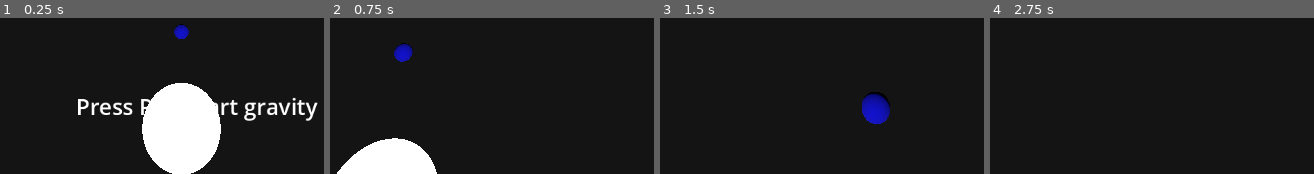
Above: before the commit, frames 1-4 (left to right).
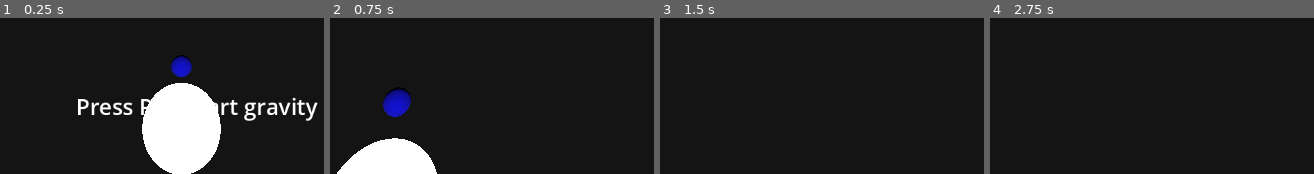
Above: after the commit, the same moments.

Repository: AcctForJudge/Planetary-Gravity-Simulation
Game: Godot game, scene res://Universe/universe.tscn
The game is run twice, just before and just after one commit, with the same random seed, the same clock (stepped at 60 frames per second) and the same inputs.
Inputs (mouse positions are in pixels of both pictures, inside the frame that each line leads up to):
- Up to frame 1 (0.25 s): no input
- Up to frame 2 (0.75 s): tap P (play) at 0.5 s; move the mouse to (outside the picture) at 0.52 s; hold W (forward) from 0.53 s (still down); tap C (change_camera) at 0.6 s; click (outside the picture) at 0.67 s
- Up to frame 3 (1.5 s): keep holding W (forward); move the mouse to (outside the picture) at 1.27 s; tap H (hide) at 1.35 s
- Up to frame 4 (2.75 s): keep holding W (forward); move the mouse to (outside the picture) at 2.02 s; hold E (look_down) from 2.03 s (still down)

The runs differ from the first frame. In frame 1, 1.0% of the frame differs, in the area x 52-60%, y 4-38%; in frame 2, 1.7%, in the area x 16-26%, y 16-64%; in frame 3, 1.3%; in frame 4, nothing differs.

Commit message:
screenshot

Diff:
--- a/Universe/universe.gd
+++ b/Universe/universe.gd
@@ -207,7 +207,7 @@
 	var curve := Curve3D.new()
 	var c = 0
 	for pos: Vector3 in draw_points[i]:
-		if !pos.is_equal_approx(prev_pos) and c % 2 == 0:
+		if !pos.is_equal_approx(prev_pos) and c % 5 == 0:
 			curve.add_point(pos)
 		c += 1
 		prev_pos = pos
--- a/Universe/universe.tscn
+++ b/Universe/universe.tscn
@@ -70,8 +70,8 @@
 [node name="Universe" type="Node3D" unique_id=1103532325 node_paths=PackedStringArray("central_body")]
 script = ExtResource("1_6q408")
 relative_to_body = true
-central_body = NodePath("HeavenlyBodies/Planet2")
-orbit_mode = 2
+central_body = NodePath("HeavenlyBodies/Star")
+orbit_mode = 1
 
 [node name="SpaceShip" parent="." unique_id=1686427912 node_paths=PackedStringArray("body_containers", "universe") instance=ExtResource("4_5gdbb")]
 transform = Transform3D(-0.99999994, 0, -8.742277e-08, 0, 1, 0, 8.742277e-08, 0, -0.99999994, -0.037073374, 904.13135, -1503.6288)
@@ -82,7 +82,6 @@
 
 [node name="Player" parent="." unique_id=629926499 node_paths=PackedStringArray("body_containers", "universe") instance=ExtResource("6_xs1tn")]
 transform = Transform3D(-0.39, 0, -3.409488e-08, 0, 0.39, 0, 3.409488e-08, 0, -0.39, -0.046138808, 904.7877, -1503.5511)
-visible = true
 move_speed = 1781.0
 body_containers = NodePath("../HeavenlyBodies")
 universe = NodePath("..")
@@ -107,36 +106,36 @@
 omni_attenuation = 0.072
 
 [node name="Planet" type="MeshInstance3D" parent="HeavenlyBodies" unique_id=1994744797]
-transform = Transform3D(1, 0, 0, 0, 1, 0, 0, 0, 1, 0, 0, 1714.5422)
+transform = Transform3D(1, 0, 0, 0, 1, 0, 0, 0, 1, 0, 0, 769.4834)
 material_override = SubResource("StandardMaterial3D_5w2eq")
 mesh = SubResource("SphereMesh_5w2eq")
 script = ExtResource("4_6326s")
 mass = 50000.0
 radius = 80.0
-initial_velocity = Vector3(-25.495, 0, 0)
+initial_velocity = Vector3(-36.23, 0, 0)
 fnl = SubResource("FastNoiseLite_wn7ko")
 metadata/_custom_type_script = "uid://6ab6gpfo0tx5"
 
 [node name="Planet2" type="MeshInstance3D" parent="HeavenlyBodies" unique_id=1462437669]
-transform = Transform3D(1, 0, 0, 0, 1, 0, 0, 0, 1, 0, 0, -4310.3574)
+transform = Transform3D(1, 0, 0, 0, 1, 0, 0, 0, 1, 0, 0, -1748.1652)
 material_override = SubResource("StandardMaterial3D_p3x1f")
 mesh = SubResource("SphereMesh_p3x1f")
 script = ExtResource("4_6326s")
 mass = 50000.0
 radius = 100.0
-initial_velocity = Vector3(15.365, 0, 0)
+initial_velocity = Vector3(23.075, 0, 0)
 fnl = SubResource("FastNoiseLite_5w2eq")
 height_scale = 10.755
 metadata/_custom_type_script = "uid://6ab6gpfo0tx5"
 
 [node name="Moon" type="MeshInstance3D" parent="HeavenlyBodies" unique_id=1347366640]
-transform = Transform3D(1, 0, 0, 0, 1, 0, 0, 0, 1, 0.38397217, 0, -4950.073)
+transform = Transform3D(1, 0, 0, 0, 1, 0, 0, 0, 1, 0.38397217, 0, -1967.3644)
 material_override = SubResource("StandardMaterial3D_xs1tn")
 mesh = SubResource("SphereMesh_wn7ko")
 script = ExtResource("4_6326s")
 mass = 1000.0
 radius = 15.0
-initial_velocity = Vector3(6.235, 0, 0)
+initial_velocity = Vector3(7.28, 0, 0)
 fnl = SubResource("FastNoiseLite_p3x1f")
 metadata/_custom_type_script = "uid://6ab6gpfo0tx5"
 
Binary file added: screenshot.png
Not shown, added: screenshot.png.import
